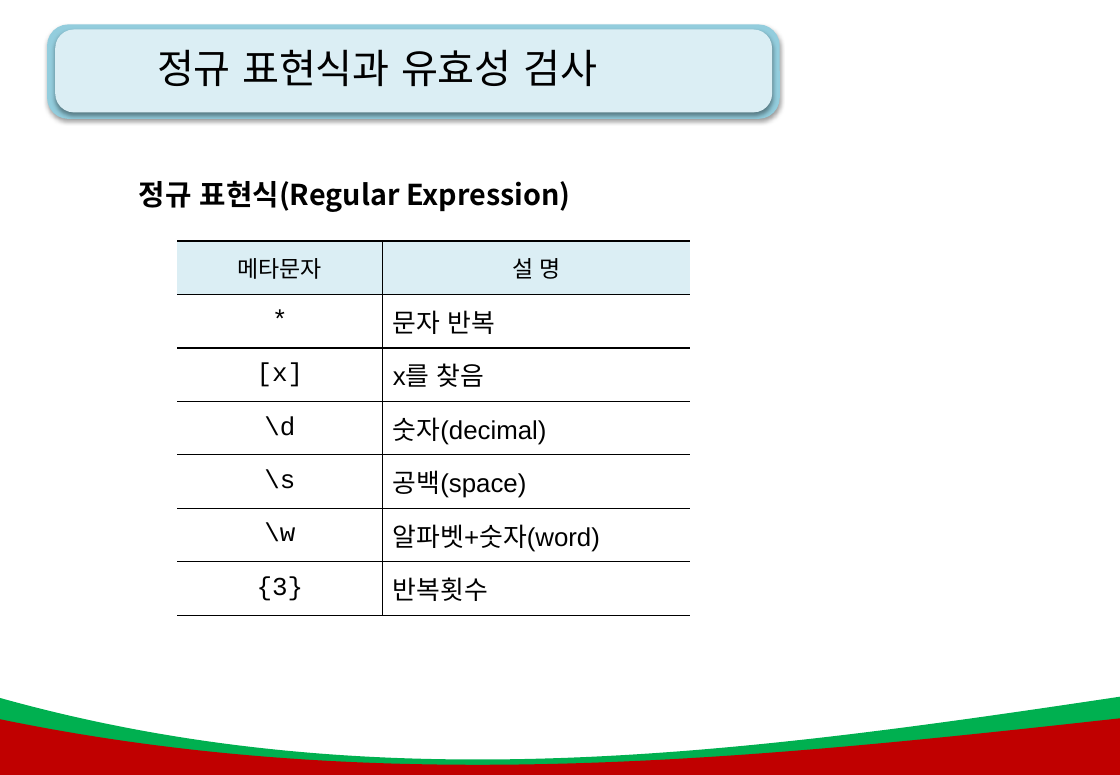
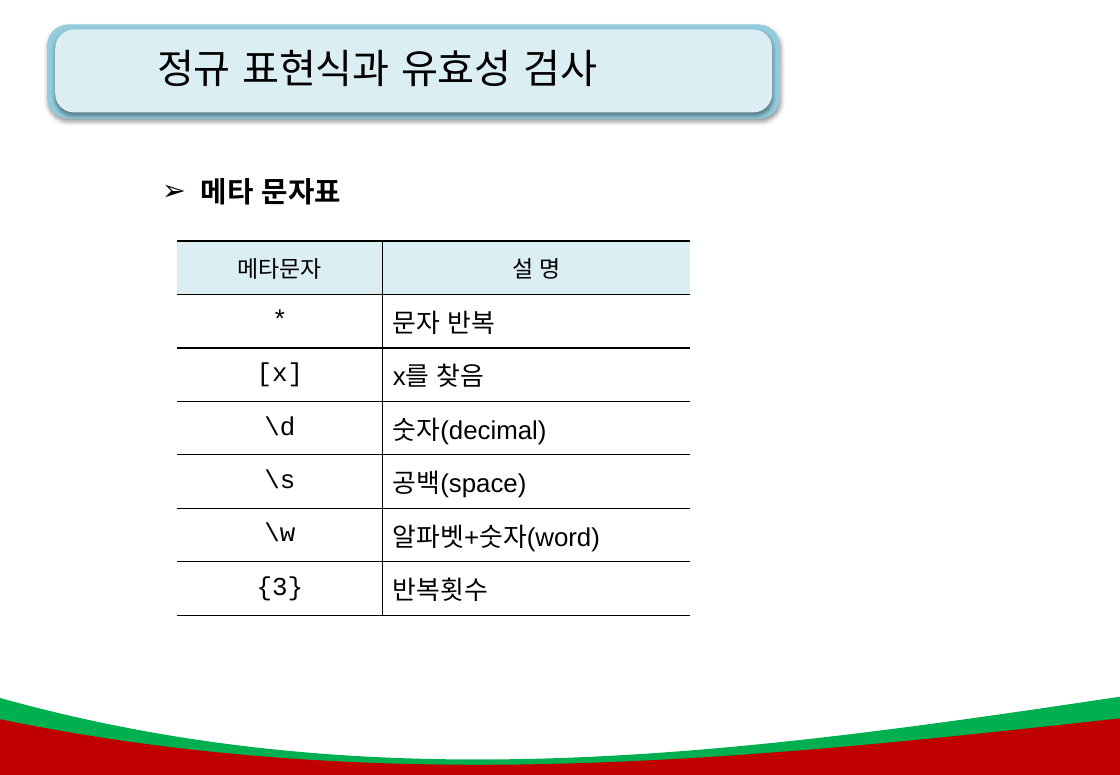
Before and after one commit to kiyongee2/green_project_web, a slide deck: slide 30 of js_ppt/8강. js_폼과 정규표현식.pptx. Drawn at 1120x775 pixels with LibreOffice and Linux fonts; fonts in the diff are those of the drawing; background and template pictures are left out. Boxes give left, top, right and bottom in pixels: in the first picture for what was removed or moved away, otherwise in the second. Text is boxed around its words. In the diff, an @@ line names an element or a change of style, - is before the commit and + after.

Commit message:
regular expression

```diff
--- a/js_ppt/8강. js_폼과 정규표현식.pptx
+++ b/js_ppt/8강. js_폼과 정규표현식.pptx
@@ text at bbox=[201, 178, 341, 205]: text changed @@
-정규 표현식(Regular Expression)
+➢ 메타 문자표
```
Also in this commit, not shown: 1 other slide changed, 7 slides added, 23 other files.
